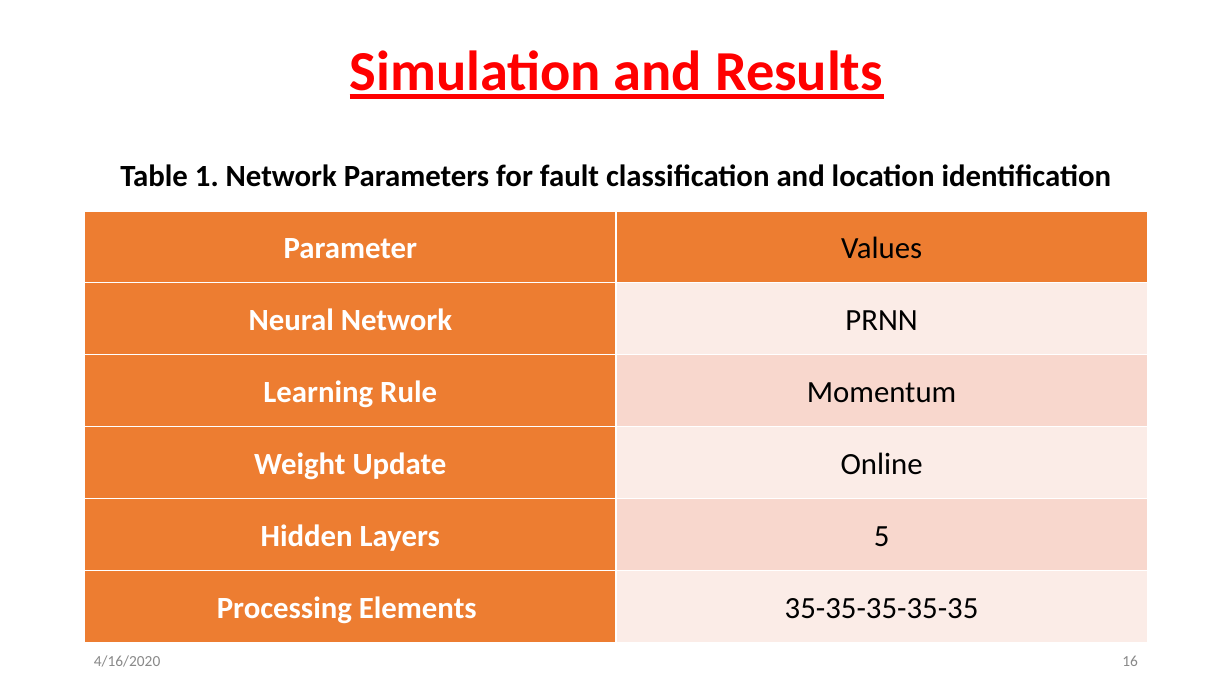
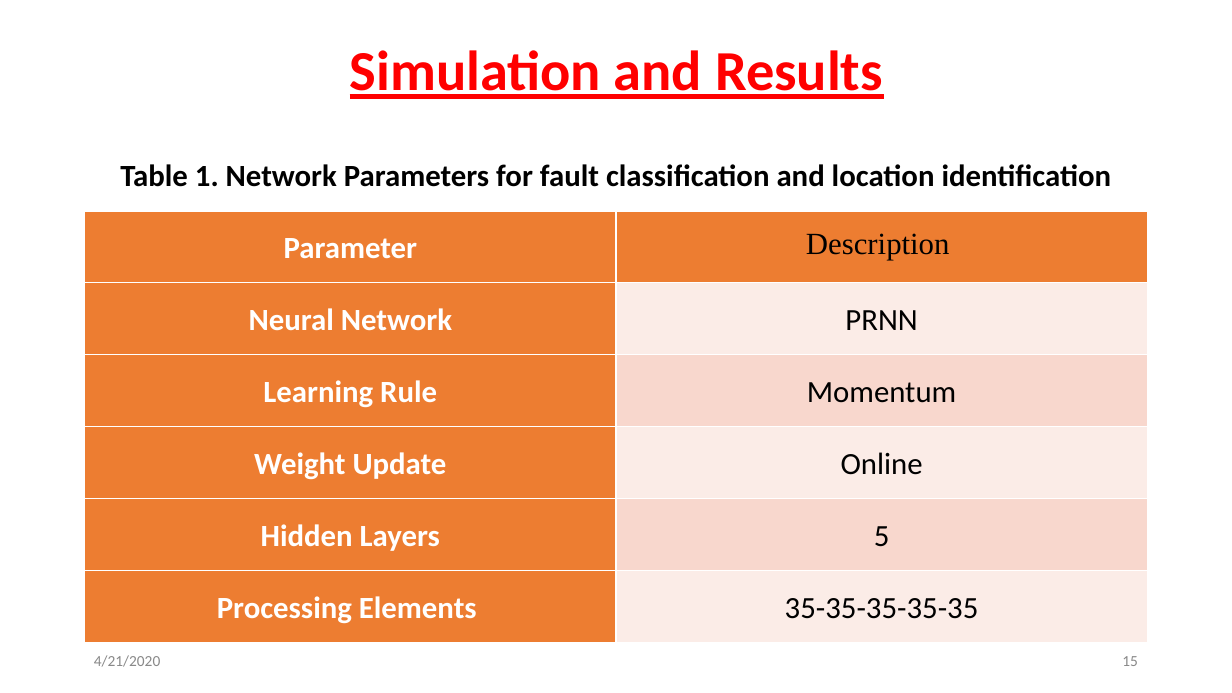
Before and after one commit to svec-final-year-project-eee/Project, a slide deck: slide 15 of Reviews/Final Review/Final Oral Presentation.pptx (slide 16 before the commit). Drawn at 1232x693 pixels with LibreOffice and Linux fonts; fonts in the diff are those of the drawing. Boxes give left, top, right and bottom in pixels: in the first picture for what was removed or moved away, otherwise in the second. Text is boxed around its words. In the diff, an @@ line names an element or a change of style, - is before the commit and + after.

```diff
--- a/Reviews/Final Review/Final Oral Presentation.pptx
+++ b/Reviews/Final Review/Final Oral Presentation.pptx
@@ table at <box>85,138,1148,642</box> @@
-row 2, column 2: Values
+row 2, column 2: Description
@@ text at <box>94,655,160,667</box>: text changed @@
-4/16/2020
+4/21/2020
@@ page number at <box>1122,656,1138,666</box>: text changed @@
-16
+15
```
Also in this commit, not shown: 25 other slides changed, 1 slide removed, 1 other file.
